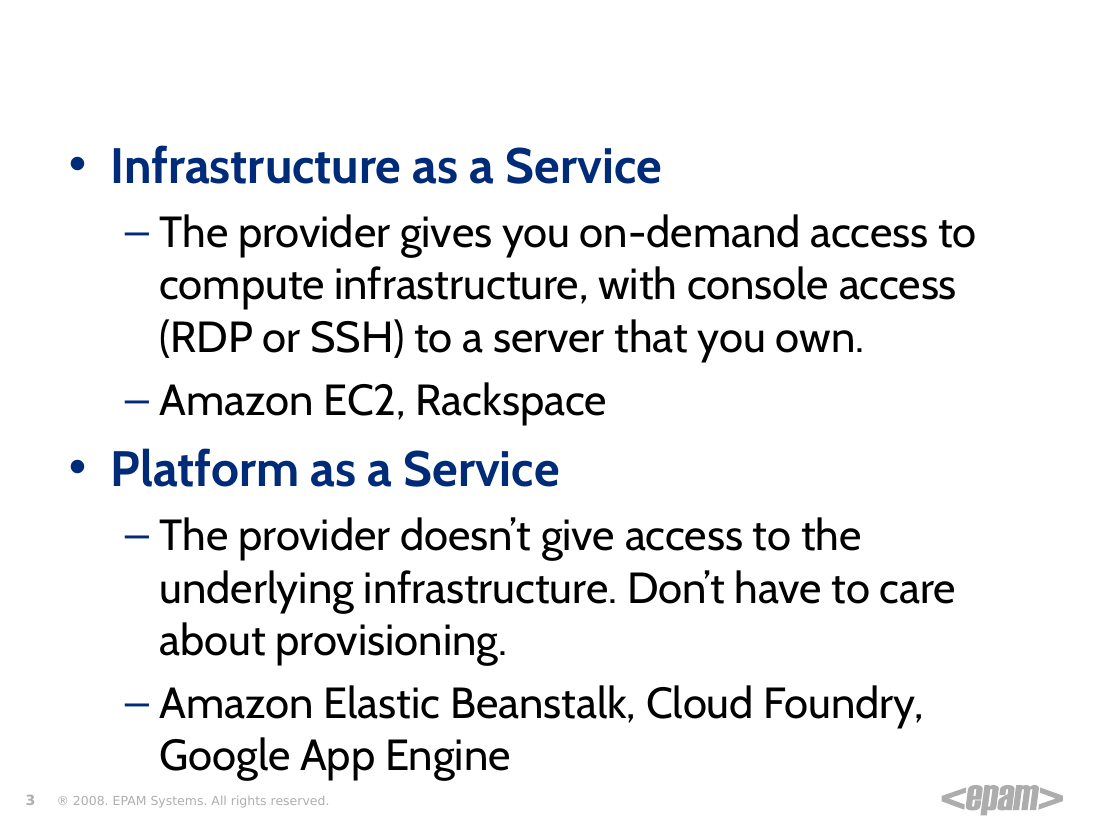
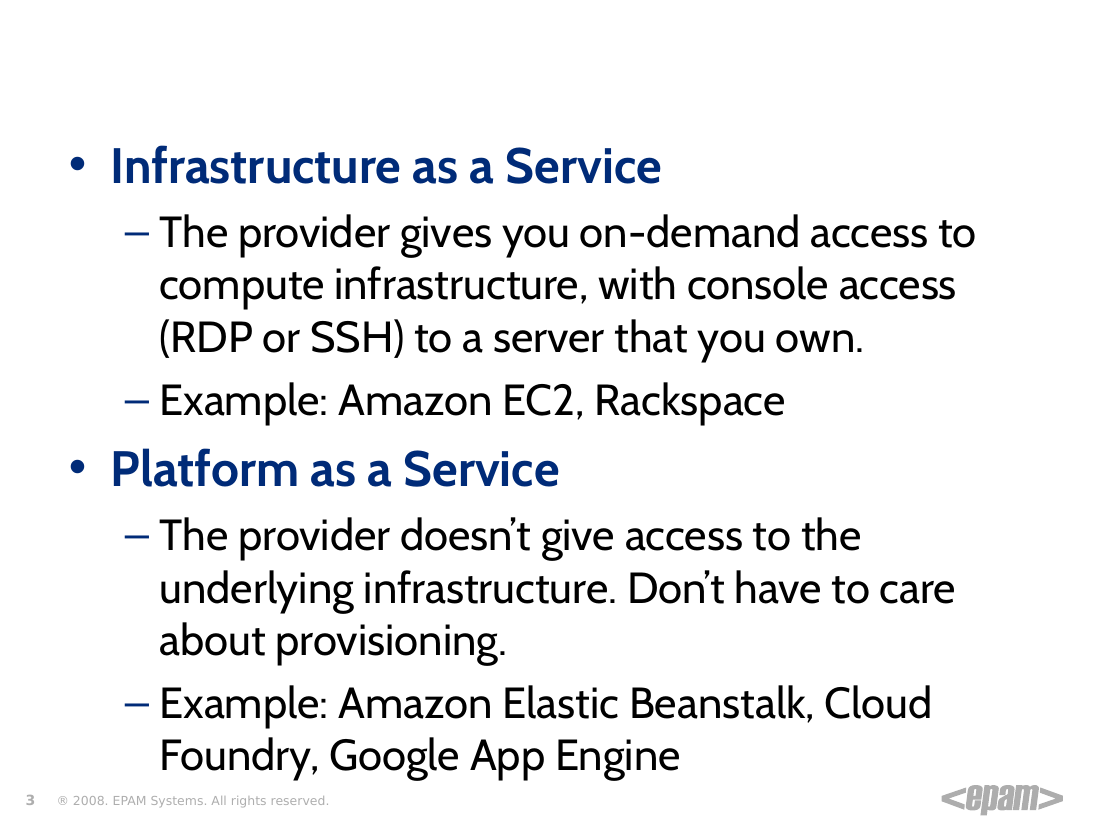
Before and after one commit to zgorbe/Heroku-HelloWorld, a slide deck: slide 3 of Heroku.ppt. Drawn at 1120x840 pixels with LibreOffice and Linux fonts; fonts in the diff are those of the drawing; background and template pictures are left out. Boxes give left, top, right and bottom in pixels: in the first picture for what was removed or moved away, otherwise in the second. Text is boxed around its words. In the diff, an @@ line names an element or a change of style, - is before the commit and + after.

```diff
--- a/Heroku.ppt
+++ b/Heroku.ppt
@@ text at [160,382,786,425]: text changed @@
-  – Amazon EC2, Rackspace
+  – Example: Amazon EC2, Rackspace
@@ text at [160,685,933,781]: text changed @@
-  – Amazon Elastic Beanstalk, Cloud Foundry, Google App Engine
+  – Example: Amazon Elastic Beanstalk, Cloud Foundry, Google App Engine
```
Also in this commit, not shown: 11 other slides changed, 2 slides added, 1 other file.
